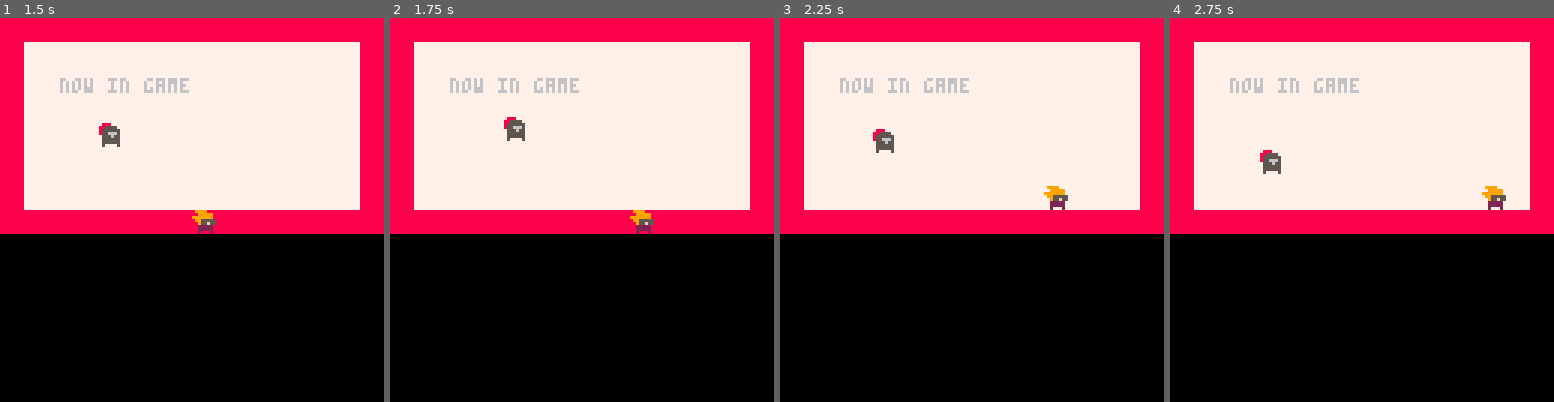
Above: before the commit, frames 1-4 (left to right).
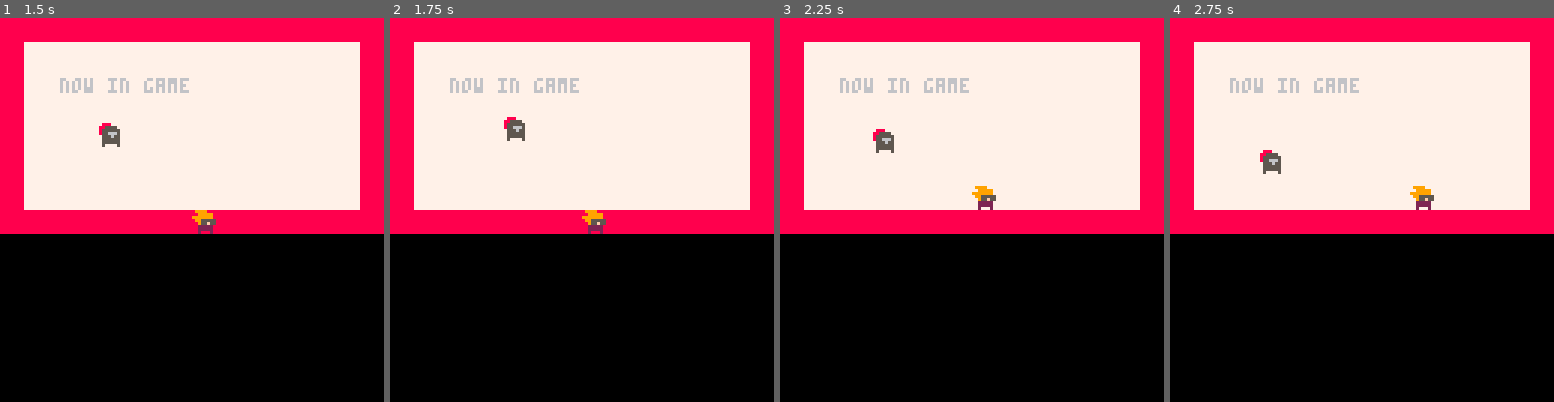
Above: after the commit, the same moments.

Repository: Braxmaster/Gamejam3012
Game: PICO-8 cartridge game.p8
Two runs of this game, one before a commit and one after it. Both use one fixed random seed, a clock stepped at 60 frames per second and the inputs below.
Inputs:
- Up to frame 1 (1.5 s): tap X (X key) at 0.33, 1.07 s; tap O (Z key) at 0.7 s
- Up to frame 2 (1.75 s): hold Right from 1.6 s (still down); tap O (Z key) at 1.7 s
- Up to frame 3 (2.25 s): tap X (X key) at 1.85 s; release Right at 2.1 s; tap O (Z key) at 2.1 s; hold Up from 2.15 s (still down)
- Up to frame 4 (2.75 s): release Up at 2.42 s; hold Right from 2.47 s (still down); tap O (Z key) at 2.5 s

Frame 1 is identical in both runs. In frame 2, 0.5% of the frame differs, in the area x 50-69%, y 50-57%; in frame 3, 0.5%; in frame 4, 0.5%.

Commit message:
Player collision with wall implemented

Diff:
--- a/game.p8
+++ b/game.p8
@@ -57,16 +57,16 @@
 end
 
 function update_player()
-  if btn(0) then
+  if btn(0) and not pixel_is_blocked(player.x - 8, player.y) then
     player.x -= 8
   end
-  if btn(1) then
+  if btn(1) and not pixel_is_blocked(player.x + 8, player.y) then
     player.x += 8
   end
-  if btn(2) then
+  if btn(2) and not pixel_is_blocked(player.x, player.y - 8) then
     player.y -= 8
   end
-  if btn(3) then
+  if btn(3) and not pixel_is_blocked(player.x, player.y + 8) then
     player.y += 8
   end
 end
@@ -93,10 +93,17 @@
 
 -- checks if the x, y pixel position is blocked by a wall
 function pixel_is_blocked(x, y)
-   cellx = flr(x / 16)
-   celly = flr(y / 16)
+   if not is_legal_pixel(x, y) then
+      return false
+   end
+   cellx = flr(x / 8)
+   celly = flr(y / 8)
    sprite = mget(cellx, celly)
    return fget(sprite, tile_info.wall_tile)
+end
+
+function is_legal_pixel(x, y)
+  return not (x < 0 or y < 0 or x > 127 or y > 127)
 end
 
 -->8
@@ -107,6 +114,9 @@
   map(0, 0, 0)
   if state==c_state_menu then
     print("welcome to game", 10, 10)
+    if pixel_is_blocked(9, 9) then
+       print("collision is broken", 10, 20)
+    end
   elseif state==c_state_game then
     print("now in game", 20, 20)
     spr(player.spr, player.x, player.y)
